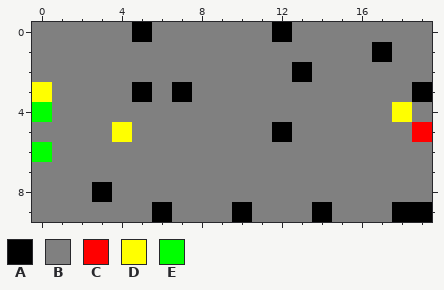
Two versions of one pixel-art sprite, CPS-Projet/savedFin.png. That is the earlier state.
Rulers count pixels.
Palette (. is transparent): A #000000  B #808080  C #ff0000  D #ffff00  E #00ff00
Pixels before, first column x 0:
 0 BBBBBABBBBBBABBBBBBB
 1 BBBBBBBBBBBBBBBBBABB
 2 BBBBBBBBBBBBBABBBBBB
 3 DBBBBABABBBBBBBBBBBA
 4 EBBBBBBBBBBBBBBBBBDB
 5 BBBBDBBBBBBBABBBBBBC
 6 EBBBBBBBBBBBBBBBBBBB
 7 BBBBBBBBBBBBBBBBBBBB
 8 BBBABBBBBBBBBBBBBBBB
 9 BBBBBBABBBABBBABBBAA
The result:
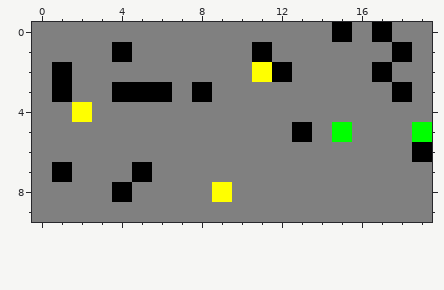
Changes in this commit:
file 400x200 -> 800x400 pixels (blocks of 20x20 -> 40x40; one block is one cell here)
Colour A replaces colour B in row 0 at x 15 and 17; in row 1 at x 4, 11 and 18; in row 2 at x 1, 12 and 17; in row 3 at x 1, 4, 6, 8 and 18; in row 5 at x 13; in row 6 at x 19.
Colour A replaces colour B in row 7 at x 1 and 5; in row 8 at x 4.
Colour B replaces colour A in row 0 at x 5 and 12; in row 1 at x 17; in row 2 at x 13; in row 3 at x 7 and 19; in row 5 at x 12; in row 8 at x 3.
Colour B replaces colour A in row 9 at x 6, 10, 14 and 18 to 19.
Colour B replaces colour D in row 3 at x 0; in row 4 at x 18; in row 5 at x 4.
Colour B replaces colour E in row 4 at x 0; in row 6 at x 0.
Colour D replaces colour B in row 2 at x 11; in row 4 at x 2; in row 8 at x 9.
Colour E replaces colour B in row 5 at x 15.
Colour E replaces colour C in row 5 at x 19.
